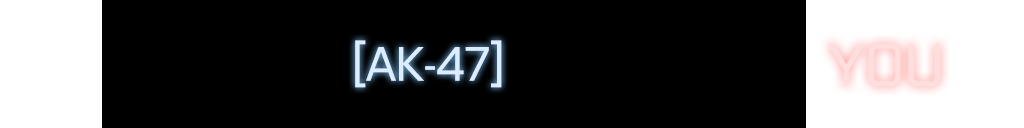
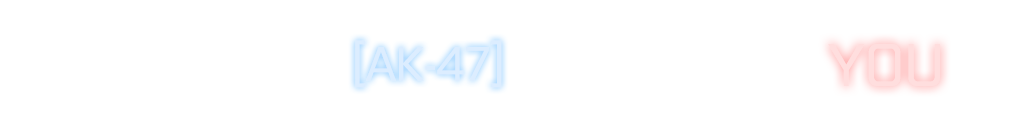
Layered file, before and after one edit (1024x128). Changes by layer:
hid "图层 3" over box(102, 0, 806, 128)
